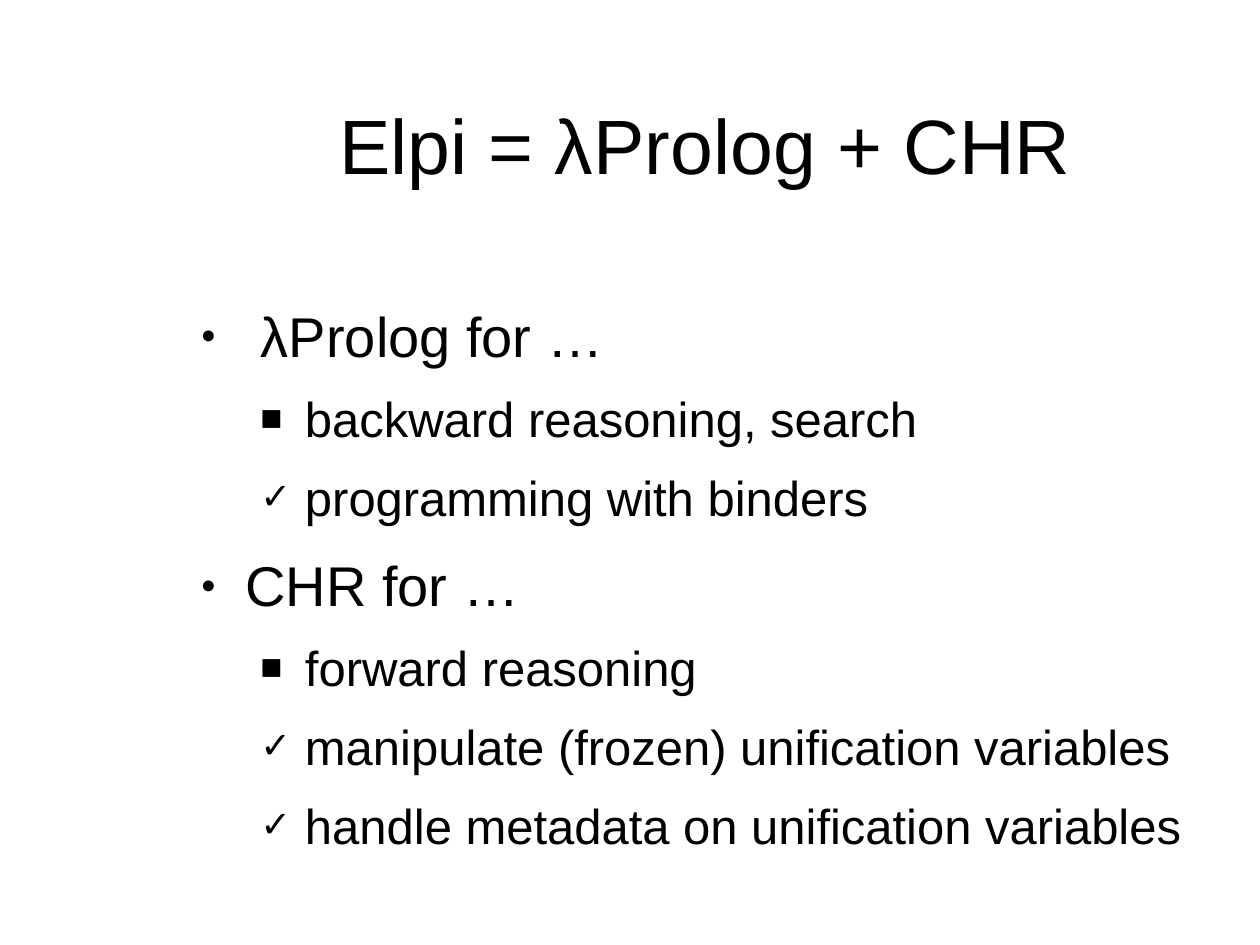
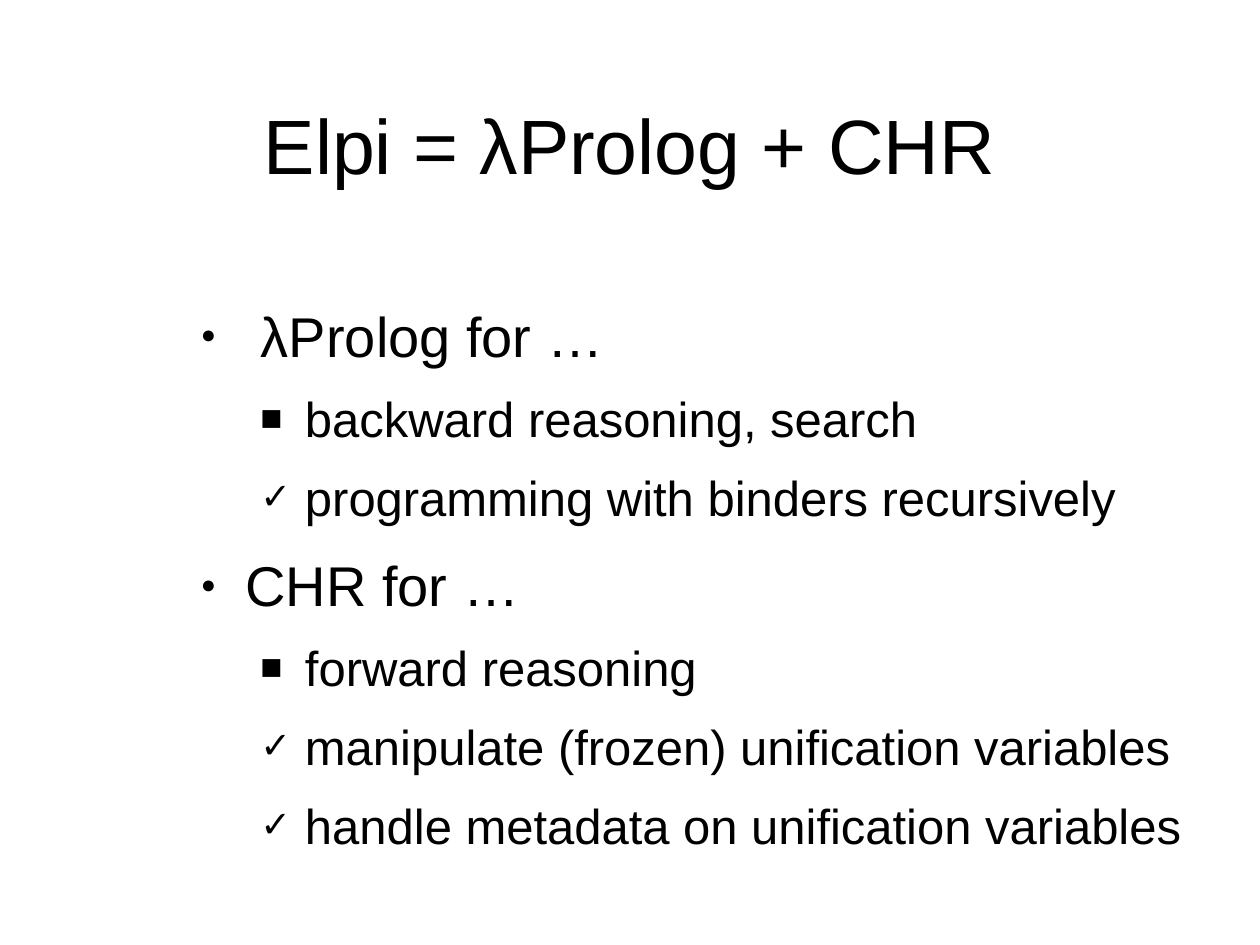
Before and after one commit to gares/mlws18, a slide deck: slide 30 of slides.odp. Drawn at 1260x945 pixels with LibreOffice and Linux fonts; fonts in the diff are those of the drawing; background and template pictures are left out. Boxes give left, top, right and bottom in pixels: in the first picture for what was removed or moved away, otherwise in the second. Text is boxed around its words. In the diff, an @@ line names an element or a change of style, - is before the commit and + after.

```diff
--- a/slides.odp
+++ b/slides.odp
@@ title "Elpi = λProlog + CHR": place and size @@
-title "Elpi = λProlog + CHR" at (339, 118, 1070, 189)
+title "Elpi = λProlog + CHR" at (264, 118, 995, 189)
@@ text at (305, 480, 1116, 526): text changed @@
-  ✓ programming with binders
+  ✓ programming with binders recursively
```
Also in this commit, not shown: 41 other slides changed, 1 slide added, 3 other files.
